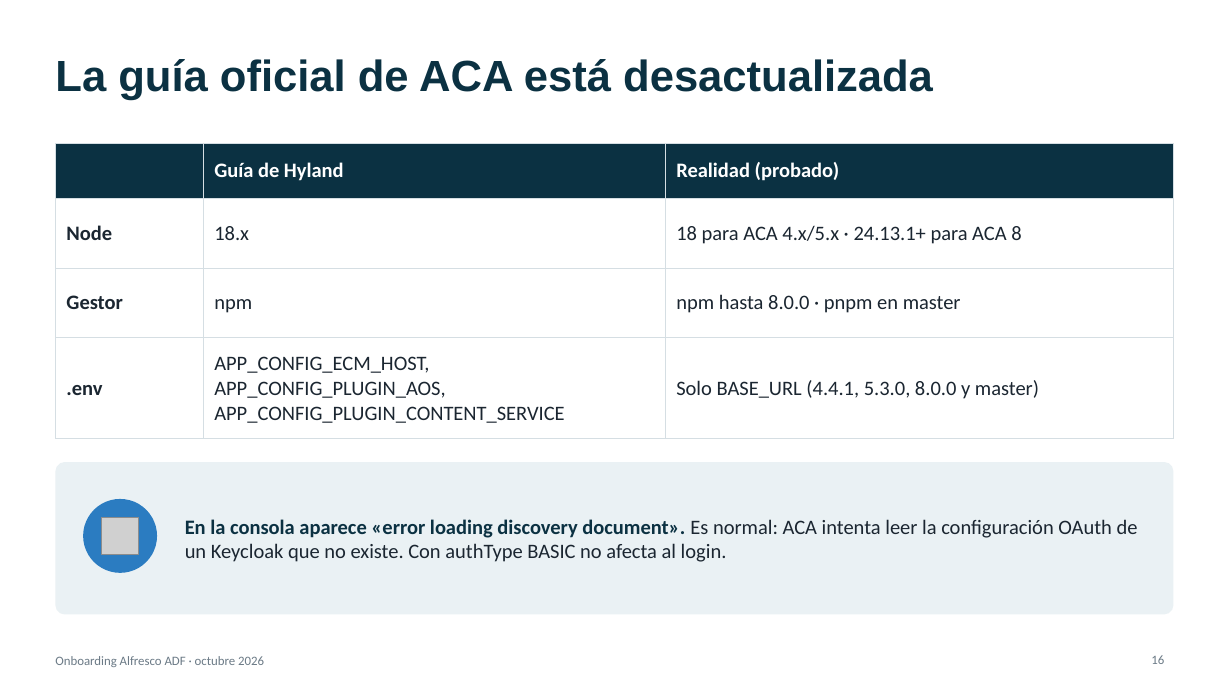
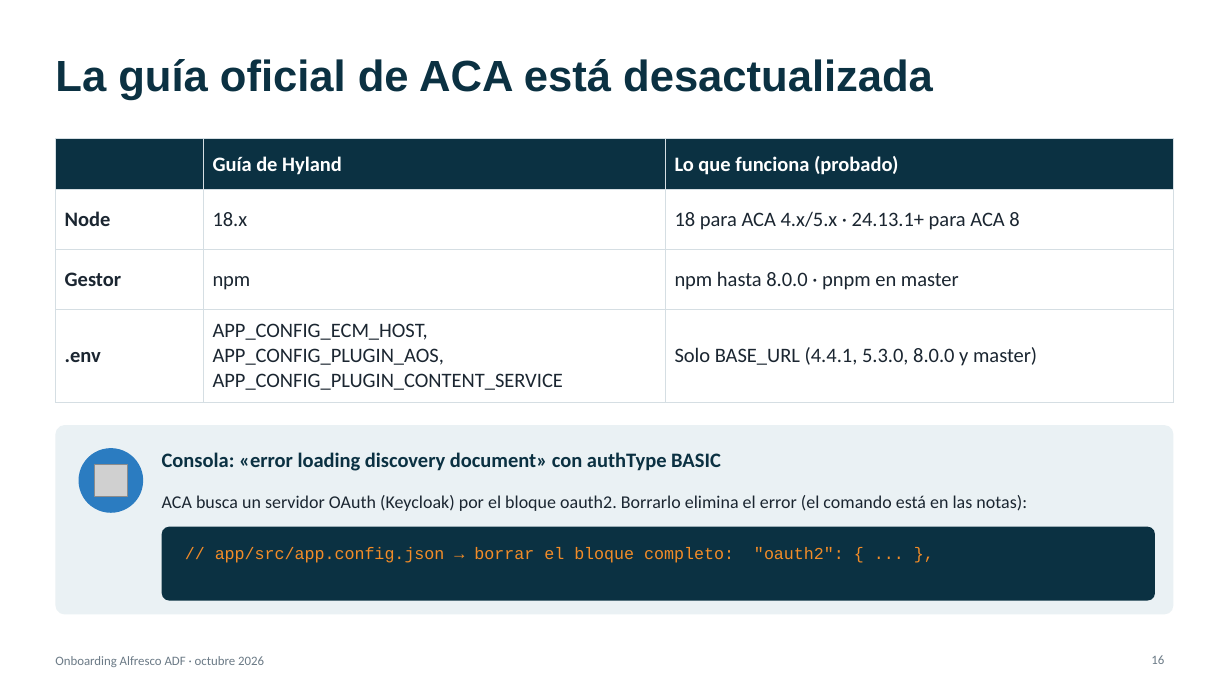
Before and after one commit to renzoqamao/alfresco-adf-onboarding, a slide deck: slide 16 of docs/onboarding-adf.pptx. Drawn at 1232x693 pixels with LibreOffice and Linux fonts; fonts in the diff are those of the drawing; grey boxes stand for pictures. Boxes give left, top, right and bottom in pixels: in the first picture for what was removed or moved away, otherwise in the second. Text is boxed around its words. In the diff, an @@ line names an element or a change of style, - is before the commit and + after.

```diff
--- a/docs/onboarding-adf.pptx
+++ b/docs/onboarding-adf.pptx
@@ table at (55,139,1174,394) @@
-row 1, column 3: Realidad (probado)
+row 1, column 3: Lo que funciona (probado)
@@ table: place and size @@
-table at (55,143,1174,427)
+table at (55,139,1174,394)
@@ rounded rectangle: place and size @@
-rounded rectangle at (55,462,1174,615)
+rounded rectangle at (55,425,1174,615)
@@ rounded rectangle at (55,425,1174,615): proportions changed @@
@@ ellipse: place and size @@
-ellipse at (83,499,157,573)
+ellipse at (79,448,143,513)
@@ picture: place and size @@
-picture at (102,518,139,555)
+picture at (94,465,127,497)
@@ text at (162,452,721,471): text changed; text colour #1B2631 to #0B3142; bold on @@
-En la consola aparece «error loading discovery document». Es normal: ACA intenta leer la configuración OAuth de un Keycloak que no existe. Con authType BASIC no afecta al login.
+Consola: «error loading discovery document» con authType BASIC
@@ text added at (162,495,1027,511), 14 pt, text #1B2631 @@
+ACA busca un servidor OAuth (Keycloak) por el bloque oauth2. Borrarlo elimina el error (el comando está en las notas):
@@ rounded rectangle added at (162,527,1155,601), fill #0B3142 @@
@@ text added at (215,547,844,563), 13 pt, text #F28C28 @@
+// app/src/app.config.json → borrar el bloque completo: "oauth2": { ... },
```
Also in this commit, not shown: 11 other slides changed, 3 slides added, 2 slides removed, 4 other files.
